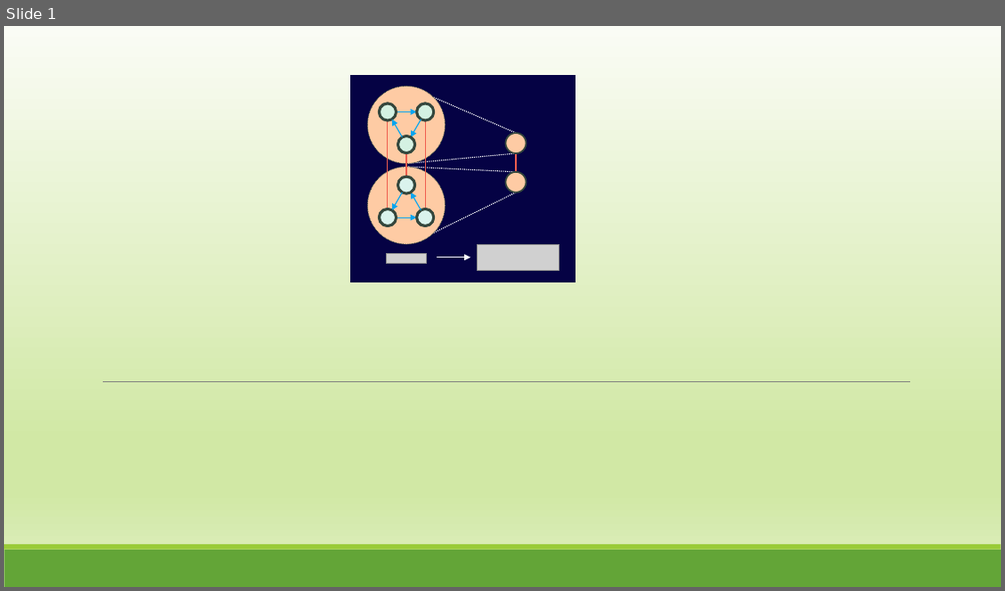
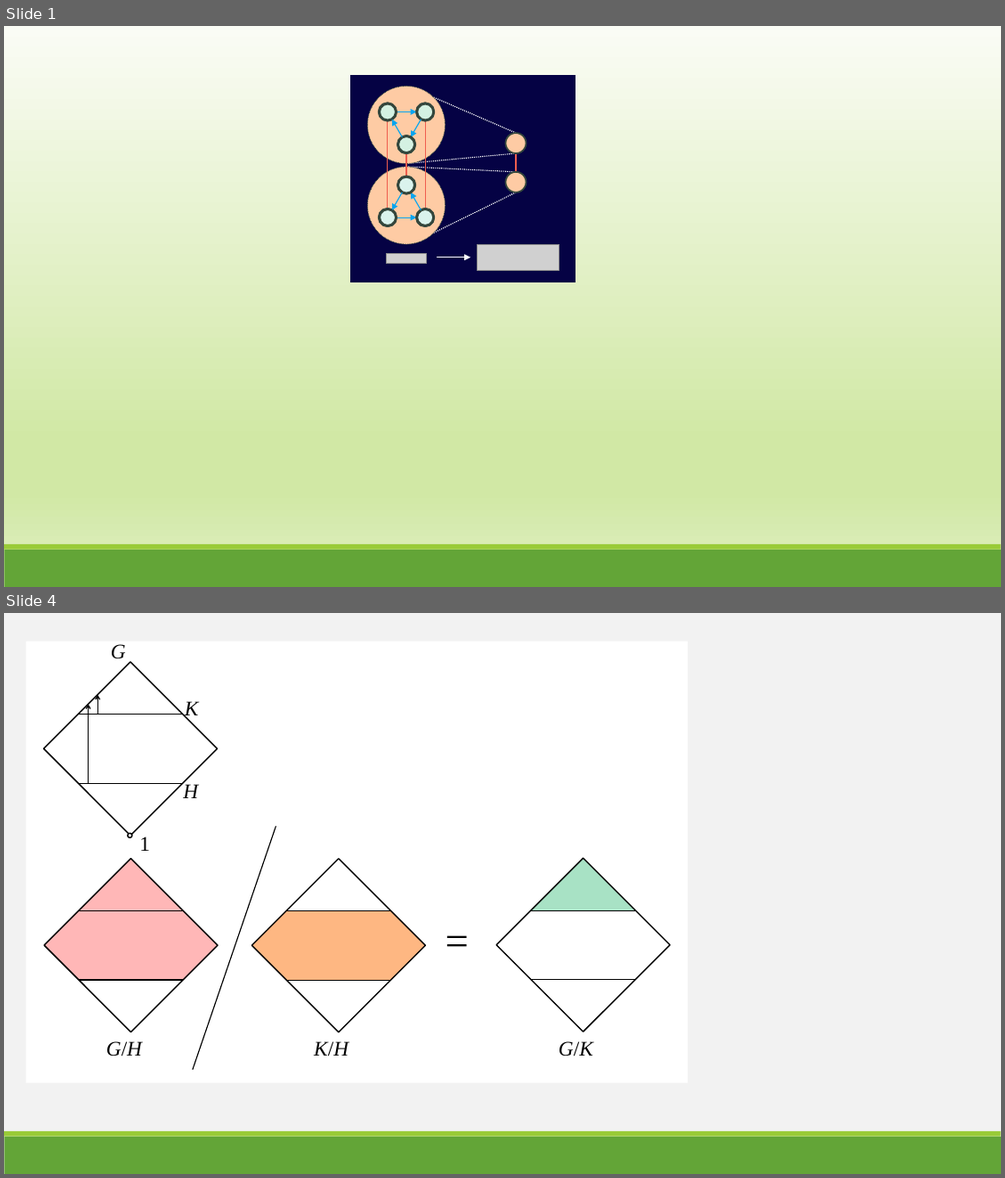
Before and after one commit to JuliaPoo/juliapoo.github.io, a slide deck: assets/posts/2022-12-15-homomorphism-illustrated/canvas.pptx. Shown one above the other, each under a label of ours: slide 1 before the commit, slides 1 and 4 after it; the slides between them are not shown. The pictures are 1005x591 and 1005x1178 pixels, drawn with LibreOffice and Linux fonts; fonts in the diff are those of the drawing; grey boxes stand for pictures. Boxes give left, top, right and bottom in pixels: in the first picture for what was removed or moved away, otherwise in the second. Text is boxed around its words. In the diff, an @@ line names an element or a change of style, - is before the commit and + after.

```diff
--- a/assets/posts/2022-12-15-homomorphism-illustrated/canvas.pptx
+++ b/assets/posts/2022-12-15-homomorphism-illustrated/canvas.pptx
@@ slide 4 added at <box>4,613,1001,1174</box>, background #F2F2F2; not listed: 2 template elements that a slide beside it also shows @@
@@ rectangle added at <box>25,641,688,1083</box>, fill #FFFFFF @@
@@ group added at <box>26,644,235,851</box>: 4 texts, 2 freeform shapes, 2 lines, 2 arrows, 1 ellipse @@
+1
+G
+H
+K
@@ line added from (276, 826) to (193, 1070), #000000 1 pt @@
@@ freeform shape added at <box>44,859,217,981</box>, fill #FFB7B7 @@
@@ freeform shape added at <box>531,859,635,910</box>, fill #A8E2C5 @@
@@ group added at <box>26,844,235,1042</box>: 2 freeform shapes, 2 lines @@
@@ freeform shape added at <box>252,910,426,981</box>, fill #FEB782 @@
@@ group added at <box>234,844,443,1043</box>: 2 freeform shapes, 2 lines @@
@@ text added at <box>437,910,485,968</box>, 40 pt, text #000000 @@
+=
@@ group added at <box>478,844,688,1042</box>: 2 freeform shapes, 2 lines @@
@@ text added at <box>106,1041,142,1056</box>, 20 pt, text #000000, italic @@
+G/H
@@ text added at <box>314,1041,348,1056</box>, 20 pt, text #000000, italic @@
+K/H
@@ text added at <box>558,1041,593,1056</box>, 20 pt, text #000000, italic @@
+G/K
@@ slide 1 changed as well @@
@@ line removed from (103, 381) to (910, 381) @@
```
Also in this commit, not shown: 3 other slides added, 12 other files.
